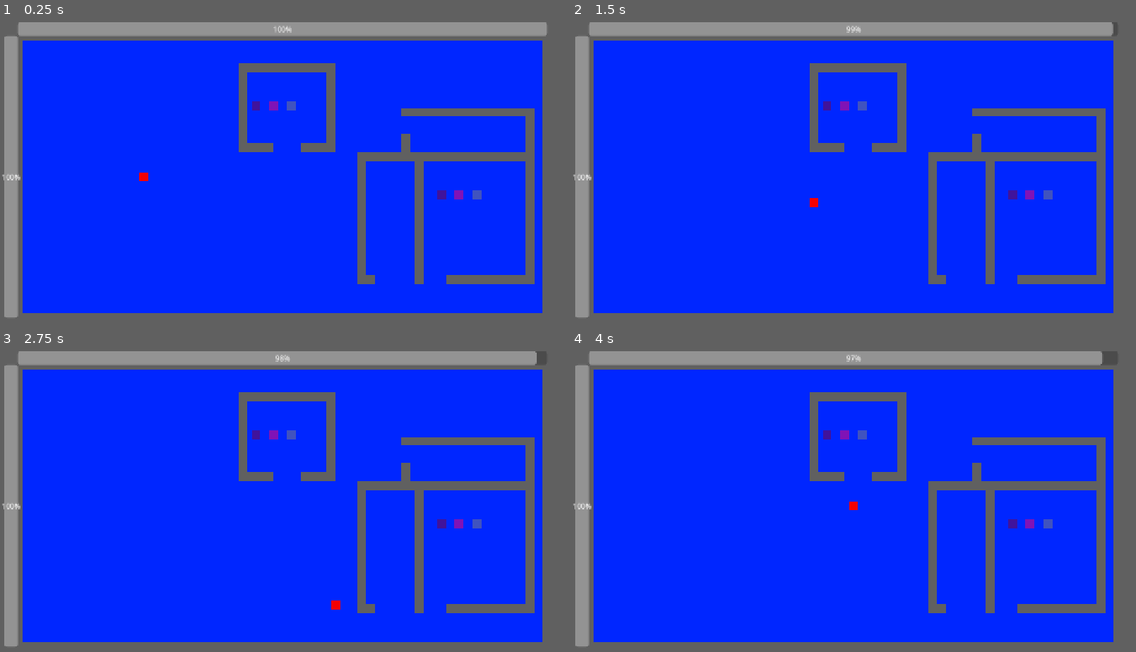
Above: before the commit, frames 1-4 (two rows, left to right).
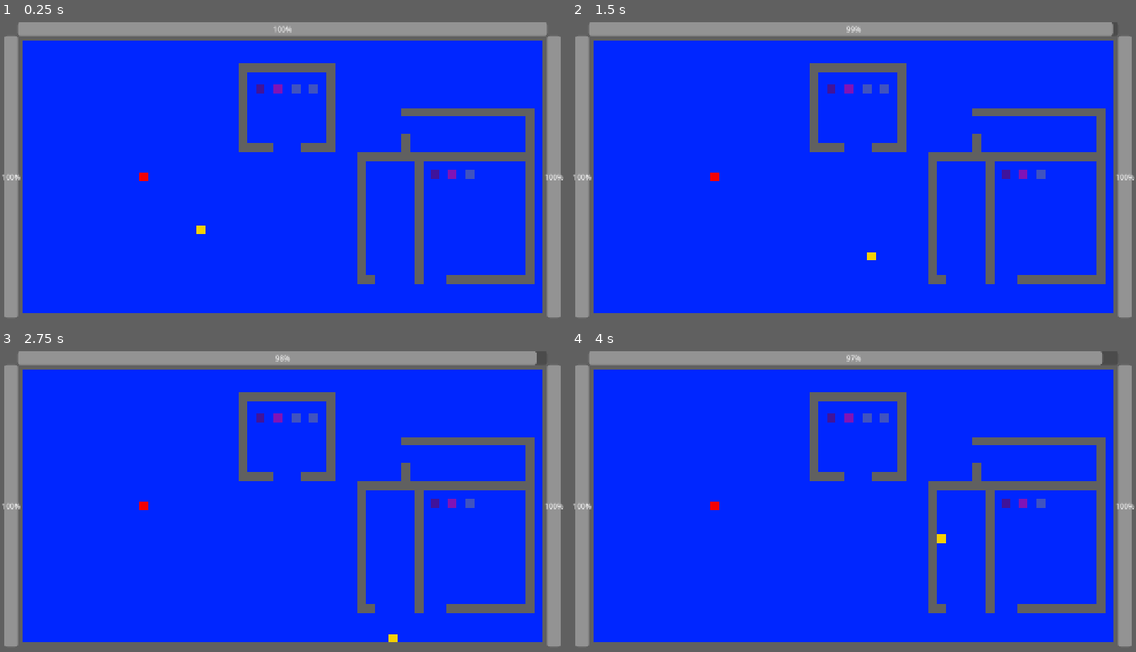
Above: after the commit, the same moments.

Repository: aduImperfect/GameHoarder
Game: Godot game, scene res://Scenes/main.tscn
Same seed, same stepped clock (60 frames per second), same inputs: the game is played once before the commit and once after it.
Inputs:
- Up to frame 1 (0.25 s): no input
- Up to frame 2 (1.5 s): tap Enter at 0.5 s; hold D (ui_move_right, bound only before the commit) 0.53-1.28 s; tap Space (ui_pickup, bound only before the commit) at 0.6 s; tap P (ui_pickup_0, bound only after the commit) at 0.8, 1.35 s; hold S (ui_move_down, bound only before the commit) from 1.28 s (still down)
- Up to frame 3 (2.75 s): tap E (ui_pickup_1, bound only after the commit) at 1.55, 2.1 s; release S (ui_move_down, bound only before the commit) at 2.03 s; hold D (ui_move_right, bound only before the commit) from 2.03 s (still down); tap Space (ui_pickup, bound only before the commit) at 2.3 s
- Up to frame 4 (4 s): release D (ui_move_right, bound only before the commit) at 2.78 s; hold W (ui_move_up, bound only before the commit) 2.78-3.53 s; tap Space (ui_pickup, bound only before the commit) at 2.85, 3.5 s; tap P (ui_pickup_0, bound only after the commit) at 3.05, 3.6 s; hold A (ui_move_left, bound only before the commit) from 3.53 s (still down); tap E (ui_pickup_1, bound only after the commit) at 3.8 s

The runs differ from the first frame. In frame 1, 3.0% of the frame differs, in the area x 34-100%, y 6-99%; in frame 2, 3.1%; in frame 3, 3.1%; in frame 4, 3.1%, in the area x 24-100%, y 6-99%.

Commit message:
Added in second player and both having bars for their currency collection!

Diff:
--- a/game-hoarder/Levels/level1.tscn
+++ b/game-hoarder/Levels/level1.tscn
@@ -1,15 +1,19 @@
 [gd_scene format=3 uid="uid://bdpwhw1wi74y0"]
 
-[ext_resource type="PackedScene" uid="uid://c77i1yy2c4kdj" path="res://Scenes/player.tscn" id="1_i4kf4"]
+[ext_resource type="PackedScene" uid="uid://c77i1yy2c4kdj" path="res://Scenes/player_0.tscn" id="1_i4kf4"]
 [ext_resource type="PackedScene" uid="uid://cw2v03cixxw6n" path="res://Scenes/wall.tscn" id="1_t21ke"]
 [ext_resource type="PackedScene" uid="uid://br8g18gjsxphb" path="res://Scenes/game.tscn" id="3_njhy2"]
 [ext_resource type="Texture2D" uid="uid://blfips6b0esay" path="res://Textures/Game2.png" id="4_m6f6w"]
 [ext_resource type="Texture2D" uid="uid://dpndmb4lwf5j7" path="res://Textures/Game3.png" id="5_m6f6w"]
+[ext_resource type="PackedScene" uid="uid://di36ls0dw1anm" path="res://Scenes/player_1.tscn" id="6_302sc"]
 
 [node name="Level1" type="Node2D" unique_id=375870338]
 
-[node name="Player" parent="." unique_id=1376056092 instance=ExtResource("1_i4kf4")]
+[node name="Player_0" parent="." unique_id=1376056092 instance=ExtResource("1_i4kf4")]
 position = Vector2(326, 359)
+
+[node name="Player_1" parent="." unique_id=488764600 instance=ExtResource("6_302sc")]
+position = Vector2(456, 480)
 
 [node name="Wall" parent="." unique_id=1157383819 instance=ExtResource("1_t21ke")]
 position = Vector2(640, 0)
@@ -51,26 +55,47 @@
 scale = Vector2(4, 1)
 
 [node name="Room1Game1" parent="Room1" unique_id=1587542141 instance=ExtResource("3_njhy2")]
-position = Vector2(-70, 0)
-game_value = 125.0
+position = Vector2(-60, -40)
+is_collected = null
+is_displayed = null
+game_value = 458.0
+game_type = null
 game_weight = 1
 game_size = 1
+owned_by = null
 
 [node name="Room1Game2" parent="Room1" unique_id=1365070008 instance=ExtResource("3_njhy2")]
-position = Vector2(-30, 0)
+position = Vector2(-20, -40)
 tex = ExtResource("4_m6f6w")
+is_collected = null
+is_displayed = null
 game_value = 377.75
-game_type = 2
-game_weight = 5
-game_size = 3
+game_type = 3
+game_weight = null
+game_size = null
+owned_by = null
 
 [node name="Room1Game3" parent="Room1" unique_id=916384252 instance=ExtResource("3_njhy2")]
-position = Vector2(10, 0)
+position = Vector2(20, -40)
 tex = ExtResource("5_m6f6w")
+is_collected = null
+is_displayed = null
 game_value = 1040.99
+game_type = 2
+game_weight = 2
+game_size = 1
+owned_by = null
+
+[node name="Room1Game4" parent="Room1" unique_id=1192033976 instance=ExtResource("3_njhy2")]
+position = Vector2(60, -40)
+tex = ExtResource("5_m6f6w")
+is_collected = null
+is_displayed = null
+game_value = 4357.0
 game_type = 1
 game_weight = 4
 game_size = 2
+owned_by = null
 
 [node name="Room2" type="Node2D" parent="." unique_id=133449234]
 position = Vector2(1000, 400)
@@ -108,19 +133,33 @@
 scale = Vector2(1, 3)
 
 [node name="Room2Game1" parent="Room2" unique_id=1848901543 instance=ExtResource("3_njhy2")]
+position = Vector2(-15, -45)
+is_collected = null
+is_displayed = null
 game_value = 125.0
+game_type = null
 game_weight = 1
+game_size = null
+owned_by = null
 
 [node name="Room2Game2" parent="Room2" unique_id=1526721796 instance=ExtResource("3_njhy2")]
-position = Vector2(40, 0)
+position = Vector2(25, -45)
 tex = ExtResource("4_m6f6w")
+is_collected = null
+is_displayed = null
 game_value = 377.75
 game_type = 2
 game_weight = 5
+game_size = null
+owned_by = null
 
 [node name="Room2Game3" parent="Room2" unique_id=616287744 instance=ExtResource("3_njhy2")]
-position = Vector2(80, 0)
+position = Vector2(65, -45)
 tex = ExtResource("5_m6f6w")
+is_collected = null
+is_displayed = null
 game_value = 1040.99
 game_type = 1
 game_weight = 4
+game_size = null
+owned_by = null
--- a/game-hoarder/Scenes/mainui.tscn
+++ b/game-hoarder/Scenes/mainui.tscn
@@ -1,7 +1,8 @@
 [gd_scene format=3 uid="uid://mhoacouuuw5n"]
 
 [ext_resource type="Script" uid="uid://fosoyonr7qbr" path="res://Scripts/progress_bar.gd" id="1_bwfah"]
-[ext_resource type="Script" uid="uid://wtorbmsjvyya" path="res://Scripts/currency_bar.gd" id="2_6mhmv"]
+[ext_resource type="Script" uid="uid://wtorbmsjvyya" path="res://Scripts/currency_bar_0.gd" id="2_6mhmv"]
+[ext_resource type="Script" uid="uid://u01ngymym3uc" path="res://Scripts/currency_bar_1.gd" id="3_nia38"]
 
 [node name="Mainui" type="Node2D" unique_id=1683634489]
 
@@ -16,7 +17,7 @@
 timeCounterMax = 1.0
 timeSpeed = 1.0
 
-[node name="CurrencyProgressBar" type="ProgressBar" parent="." unique_id=1365594350]
+[node name="CurrencyProgressBar_0" type="ProgressBar" parent="." unique_id=1365594350]
 custom_minimum_size = Vector2(30, 640)
 offset_left = 10.0
 offset_top = 40.0
@@ -26,3 +27,14 @@
 value = 10000.0
 fill_mode = 2
 script = ExtResource("2_6mhmv")
+
+[node name="CurrencyProgressBar_1" type="ProgressBar" parent="." unique_id=992825294]
+custom_minimum_size = Vector2(30, 640)
+offset_left = 1240.0
+offset_top = 40.0
+offset_right = 1270.0
+offset_bottom = 680.0
+max_value = 10000.0
+value = 10000.0
+fill_mode = 2
+script = ExtResource("3_nia38")
--- a/game-hoarder/Scenes/player.tscn
+++ /dev/null
@@ -1,21 +0,0 @@
-[gd_scene format=3 uid="uid://c77i1yy2c4kdj"]
-
-[ext_resource type="Script" uid="uid://be77flvollxd0" path="res://Scripts/player.gd" id="1_cvnsp"]
-[ext_resource type="Texture2D" uid="uid://buoceykq5ktlm" path="res://Textures/Player0.png" id="1_v0iea"]
-
-[sub_resource type="RectangleShape2D" id="RectangleShape2D_m6x6n"]
-
-[node name="Player" type="Node2D" unique_id=1376056092]
-
-[node name="PlayerCB2D" type="CharacterBody2D" parent="." unique_id=2146149200]
-collision_mask = 30
-motion_mode = 1
-script = ExtResource("1_cvnsp")
-move_speed = 300.0
-
-[node name="PlayerCS2D" type="CollisionShape2D" parent="PlayerCB2D" unique_id=724973777]
-shape = SubResource("RectangleShape2D_m6x6n")
-
-[node name="Player" type="Sprite2D" parent="PlayerCB2D" unique_id=132408285]
-scale = Vector2(20, 20)
-texture = ExtResource("1_v0iea")
--- /dev/null
+++ b/game-hoarder/Scenes/player_0.tscn
@@ -0,0 +1,21 @@
+[gd_scene format=3 uid="uid://c77i1yy2c4kdj"]
+
+[ext_resource type="Script" uid="uid://be77flvollxd0" path="res://Scripts/player_0.gd" id="1_2dbnc"]
+[ext_resource type="Texture2D" uid="uid://buoceykq5ktlm" path="res://Textures/Player0.png" id="2_q1r7u"]
+
+[sub_resource type="RectangleShape2D" id="RectangleShape2D_m6x6n"]
+
+[node name="Player_0" type="Node2D" unique_id=1376056092]
+
+[node name="Player_0_CB2D" type="CharacterBody2D" parent="." unique_id=2146149200]
+collision_mask = 30
+motion_mode = 1
+script = ExtResource("1_2dbnc")
+move_speed = 300.0
+
+[node name="Player_0_CS2D" type="CollisionShape2D" parent="Player_0_CB2D" unique_id=724973777]
+shape = SubResource("RectangleShape2D_m6x6n")
+
+[node name="Player_0" type="Sprite2D" parent="Player_0_CB2D" unique_id=132408285]
+scale = Vector2(20, 20)
+texture = ExtResource("2_q1r7u")
--- /dev/null
+++ b/game-hoarder/Scenes/player_1.tscn
@@ -0,0 +1,21 @@
+[gd_scene format=3 uid="uid://di36ls0dw1anm"]
+
+[ext_resource type="Script" uid="uid://yqcu1flwppnd" path="res://Scripts/player_1.gd" id="1_tmdyv"]
+[ext_resource type="Texture2D" uid="uid://cv0xxwa12lnhv" path="res://Textures/Player1.png" id="2_tmdyv"]
+
+[sub_resource type="RectangleShape2D" id="RectangleShape2D_m6x6n"]
+
+[node name="Player_1" type="Node2D" unique_id=1376056092]
+
+[node name="Player_1_CB2D" type="CharacterBody2D" parent="." unique_id=2146149200]
+collision_mask = 30
+motion_mode = 1
+script = ExtResource("1_tmdyv")
+move_speed = 300.0
+
+[node name="Player_1_CS2D" type="CollisionShape2D" parent="Player_1_CB2D" unique_id=724973777]
+shape = SubResource("RectangleShape2D_m6x6n")
+
+[node name="Player_1" type="Sprite2D" parent="Player_1_CB2D" unique_id=132408285]
+scale = Vector2(20, 20)
+texture = ExtResource("2_tmdyv")
--- a/game-hoarder/Scripts/currency_bar.gd
+++ /dev/null
@@ -1,19 +0,0 @@
-extends ProgressBar
-
-class_name CurrencyMeter
-
-static var tempValAccumulate : float = 0.0
-
-# Called when the node enters the scene tree for the first time.
-func _ready() -> void:
-	tempValAccumulate = 0.0
-	print("Value for this is: ", value)
-
-# Called every frame. 'delta' is the elapsed time since the previous frame.
-func _process(_delta: float) -> void:
-	for k in PlayerCharacter.collectedgames.size():
-		tempValAccumulate += PlayerCharacter.collectedgames[k].game_value
-	value = max_value - tempValAccumulate
-	tempValAccumulate = 0.0
-
-	print(PlayerCharacter.collectedgames.size())
--- /dev/null
+++ b/game-hoarder/Scripts/currency_bar_0.gd
@@ -0,0 +1,16 @@
+extends ProgressBar
+
+class_name CurrencyMeter_0
+
+static var tempValAccumulate_0 : float = 0.0
+
+# Called when the node enters the scene tree for the first time.
+func _ready() -> void:
+	tempValAccumulate_0 = 0.0
+
+# Called every frame. 'delta' is the elapsed time since the previous frame.
+func _process(_delta: float) -> void:
+	for k in PlayerCharacter_0.collectedgames_0.size():
+		tempValAccumulate_0 += PlayerCharacter_0.collectedgames_0[k].game_value
+	value = max_value - tempValAccumulate_0
+	tempValAccumulate_0 = 0.0
--- /dev/null
+++ b/game-hoarder/Scripts/currency_bar_1.gd
@@ -0,0 +1,16 @@
+extends ProgressBar
+
+class_name CurrencyMeter_1
+
+static var tempValAccumulate_1 : float = 0.0
+
+# Called when the node enters the scene tree for the first time.
+func _ready() -> void:
+	tempValAccumulate_1 = 0.0
+
+# Called every frame. 'delta' is the elapsed time since the previous frame.
+func _process(_delta: float) -> void:
+	for k in PlayerCharacter_1.collectedgames_1.size():
+		tempValAccumulate_1 += PlayerCharacter_1.collectedgames_1[k].game_value
+	value = max_value - tempValAccumulate_1
+	tempValAccumulate_1 = 0.0
--- a/game-hoarder/Scripts/game.gd
+++ b/game-hoarder/Scripts/game.gd
@@ -7,9 +7,11 @@
 @export var game_type : Game_Stats.G_Type
 @export var game_weight : Game_Stats.G_Weight
 @export var game_size : Game_Stats.G_Size
+@export var owned_by : int
 
 # Called when the node enters the scene tree for the first time.
 func _ready() -> void:
+	owned_by = -1
 	is_collected = false
 	is_displayed = false
 	get_child(0).get_child(1).texture = tex
@@ -22,5 +24,8 @@
 		visible = false
 
 	if is_displayed:
-		global_position = PlayerCharacter.owner.global_position + Vector2(0.0, -50.0)
+		if owned_by == 0:
+			global_position = PlayerCharacter_0.owner.global_position + Vector2(0.0, -50.0)
+		elif owned_by == 1:
+			global_position = PlayerCharacter_1.owner.global_position + Vector2(0.0, -50.0)
 		visible = true
--- a/game-hoarder/Scripts/game_selection.gd
+++ b/game-hoarder/Scripts/game_selection.gd
@@ -16,11 +16,18 @@
 func _process(_delta: float) -> void:
 	if playerInRegion:
 		gameTex.modulate = currColour
-		if PlayerCharacter.try_collecting:
+		if PlayerCharacter_0.try_collecting_0:
 			set_deferred("monitoring", false)
 			owner.is_collected = true
-			PlayerCharacter.collectedgames.append(owner)
-			PlayerCharacter.try_collecting = false
+			owner.owned_by = 0
+			PlayerCharacter_0.collectedgames_0.append(owner)
+			PlayerCharacter_0.try_collecting_0 = false
+		if PlayerCharacter_1.try_collecting_1:
+			set_deferred("monitoring", false)
+			owner.is_collected = true
+			owner.owned_by = 1
+			PlayerCharacter_1.collectedgames_1.append(owner)
+			PlayerCharacter_1.try_collecting_1 = false
 
 	else:
 		gameTex.modulate = origColour
@@ -31,7 +38,6 @@
 
 	playerInRegion = true
 
-
 func _on_body_exited(_body: Node2D) -> void:
 	if !_body.name.contains("Player"):
 		return
--- /dev/null
+++ b/game-hoarder/Scripts/player_0.gd
@@ -0,0 +1,39 @@
+extends CharacterBody2D
+
+class_name PlayerCharacter_0
+
+@export var move_speed : float
+@export var is_moving : bool = false
+static var try_collecting_0 : bool = false
+static var collectedgames_0 : Array[Node2D]
+
+# Called when the node enters the scene tree for the first time.
+func _ready() -> void:
+	is_moving = false
+	try_collecting_0 = false
+	collectedgames_0.clear()
+
+# Called every frame. 'delta' is the elapsed time since the previous frame.
+func _process(_delta: float) -> void:
+	if (Input.is_action_just_pressed("ui_pickup_0")) && (try_collecting_0 == false):
+		try_collecting_0 = true
+
+func _physics_process(_delta: float) -> void:
+	if Input.is_action_pressed("ui_move_left_0"):
+		position.x -= _delta * move_speed
+		is_moving = true
+	elif Input.is_action_pressed("ui_move_right_0"):
+		position.x += _delta * move_speed
+		is_moving = true
+	elif Input.is_action_pressed("ui_move_up_0"):
+		position.y -= _delta * move_speed
+		is_moving = true
+	elif Input.is_action_pressed("ui_move_down_0"):
+		position.y += _delta * move_speed
+		is_moving = true
+	else:
+		is_moving = false
+	move_and_slide()
+
+func _input(_event: InputEvent) -> void:
+	pass
--- a/game-hoarder/Scripts/player.gd
+++ b/game-hoarder/Scripts/player_1.gd
@@ -1,35 +1,34 @@
 extends CharacterBody2D
 
-class_name PlayerCharacter
+class_name PlayerCharacter_1
 
 @export var move_speed : float
 @export var is_moving : bool = false
-static var try_collecting : bool = false
-static var collectedgames : Array[Node2D]
-
+static var try_collecting_1 : bool = false
+static var collectedgames_1 : Array[Node2D]
 
 # Called when the node enters the scene tree for the first time.
 func _ready() -> void:
 	is_moving = false
-	try_collecting = false
-	collectedgames.clear()
+	try_collecting_1 = false
+	collectedgames_1.clear()
 
 # Called every frame. 'delta' is the elapsed time since the previous frame.
 func _process(_delta: float) -> void:
-	if (Input.is_action_just_pressed("ui_pickup")) && (try_collecting == false):
-		try_collecting = true
+	if (Input.is_action_just_pressed("ui_pickup_1")) && (try_collecting_1 == false):
+		try_collecting_1 = true
 
 func _physics_process(_delta: float) -> void:
-	if Input.is_action_pressed("ui_move_left"):
+	if Input.is_action_pressed("ui_move_left_1"):
 		position.x -= _delta * move_speed
 		is_moving = true
-	elif Input.is_action_pressed("ui_move_right"):
+	elif Input.is_action_pressed("ui_move_right_1"):
 		position.x += _delta * move_speed
 		is_moving = true
-	elif Input.is_action_pressed("ui_move_up"):
+	elif Input.is_action_pressed("ui_move_up_1"):
 		position.y -= _delta * move_speed
 		is_moving = true
-	elif Input.is_action_pressed("ui_move_down"):
+	elif Input.is_action_pressed("ui_move_down_1"):
 		position.y += _delta * move_speed
 		is_moving = true
 	else:
--- a/game-hoarder/project.godot
+++ b/game-hoarder/project.godot
@@ -24,42 +24,72 @@
 
 [input]
 
-ui_move_left={
+ui_move_left_0={
+"deadzone": 0.2,
+"events": [Object(InputEventKey,"resource_local_to_scene":false,"resource_name":"","device":16,"window_id":0,"alt_pressed":false,"shift_pressed":false,"ctrl_pressed":false,"meta_pressed":false,"pressed":false,"keycode":0,"physical_keycode":4194319,"key_label":0,"unicode":0,"location":0,"echo":false,"script":null)
+, Object(InputEventJoypadButton,"resource_local_to_scene":false,"resource_name":"","device":0,"button_index":13,"pressure":0.0,"pressed":false,"script":null)
+, Object(InputEventJoypadMotion,"resource_local_to_scene":false,"resource_name":"","device":0,"axis":0,"axis_value":-1.0,"script":null)
+]
+}
+ui_move_right_0={
+"deadzone": 0.2,
+"events": [Object(InputEventKey,"resource_local_to_scene":false,"resource_name":"","device":16,"window_id":0,"alt_pressed":false,"shift_pressed":false,"ctrl_pressed":false,"meta_pressed":false,"pressed":false,"keycode":0,"physical_keycode":4194321,"key_label":0,"unicode":0,"location":0,"echo":false,"script":null)
+, Object(InputEventJoypadButton,"resource_local_to_scene":false,"resource_name":"","device":0,"button_index":14,"pressure":0.0,"pressed":false,"script":null)
+, Object(InputEventJoypadMotion,"resource_local_to_scene":false,"resource_name":"","device":0,"axis":0,"axis_value":1.0,"script":null)
+]
+}
+ui_move_up_0={
+"deadzone": 0.2,
+"events": [Object(InputEventKey,"resource_local_to_scene":false,"resource_name":"","device":16,"window_id":0,"alt_pressed":false,"shift_pressed":false,"ctrl_pressed":false,"meta_pressed":false,"pressed":false,"keycode":0,"physical_keycode":4194320,"key_label":0,"unicode":0,"location":0,"echo":false,"script":null)
+, Object(InputEventJoypadButton,"resource_local_to_scene":false,"resource_name":"","device":0,"button_index":11,"pressure":0.0,"pressed":false,"script":null)
+, Object(InputEventJoypadMotion,"resource_local_to_scene":false,"resource_name":"","device":0,"axis":1,"axis_value":-1.0,"script":null)
+]
+}
+ui_move_down_0={
+"deadzone": 0.2,
+"events": [Object(InputEventKey,"resource_local_to_scene":false,"resource_name":"","device":16,"window_id":0,"alt_pressed":false,"shift_pressed":false,"ctrl_pressed":false,"meta_pressed":false,"pressed":false,"keycode":0,"physical_keycode":4194322,"key_label":0,"unicode":0,"location":0,"echo":false,"script":null)
+, Object(InputEventJoypadButton,"resource_local_to_scene":false,"resource_name":"","device":0,"button_index":12,"pressure":0.0,"pressed":false,"script":null)
+, Object(InputEventJoypadMotion,"resource_local_to_scene":false,"resource_name":"","device":0,"axis":1,"axis_value":1.0,"script":null)
+]
+}
+ui_pickup_0={
+"deadzone": 0.2,
+"events": [Object(InputEventKey,"resource_local_to_scene":false,"resource_name":"","device":16,"window_id":0,"alt_pressed":false,"shift_pressed":false,"ctrl_pressed":false,"meta_pressed":false,"pressed":false,"keycode":0,"physical_keycode":80,"key_label":0,"unicode":0,"location":0,"echo":false,"script":null)
+, Object(InputEventJoypadButton,"resource_local_to_scene":false,"resource_name":"","device":0,"button_index":0,"pressure":0.0,"pressed":false,"script":null)
+]
+}
+ui_move_left_1={
 "deadzone": 0.2,
 "events": [Object(InputEventKey,"resource_local_to_scene":false,"resource_name":"","device":16,"window_id":0,"alt_press …(190 unchanged characters)…
-, Object(InputEventKey,"resource_local_to_scene":false,"resource_name":"","device":16,"window_id":0,"alt_pressed":false,"shift_pressed":false,"ctrl_pressed":false,"meta_pressed":false,"pressed":false,"keycode":0,"physical_keycode":4194319,"key_label":0,"unicode":0,"location":0,"echo":false,"script":null)
-, Object(InputEventJoypadButton,"resource_local_to_scene":false,"resource_name":"","device":-1,"button_index":13,"pressure":0.0,"pressed":false,"script":null)
-, Object(InputEventJoypadMotion,"resource_local_to_scene":false,"resource_name":"","device":-1,"axis":0,"axis_value":-1.0,"script":null)
+, Object(InputEventJoypadButton,"resource_local_to_scene":false,"resource_name":"","device":1,"button_index":13,"pressure":0.0,"pressed":false,"script":null)
+, Object(InputEventJoypadMotion,"resource_local_to_scene":false,"resource_name":"","device":1,"axis":0,"axis_value":-1.0,"script":null)
 ]
 }
-ui_move_right={
+ui_move_right_1={
 "deadzone": 0.2,
 "events": [Object(InputEventKey,"resource_local_to_scene":false,"resource_name":"","device":16,"window_id":0,"alt_press …(190 unchanged characters)…
-, Object(InputEventKey,"resource_local_to_scene":false,"resource_name":"","device":16,"window_id":0,"alt_pressed":false,"shift_pressed":false,"ctrl_pressed":false,"meta_pressed":false,"pressed":false,"keycode":0,"physical_keycode":4194321,"key_label":0,"unicode":0,"location":0,"echo":false,"script":null)
-, Object(InputEventJoypadButton,"resource_local_to_scene":false,"resource_name":"","device":-1,"button_index":14,"pressure":0.0,"pressed":false,"script":null)
-, Object(InputEventJoypadMotion,"resource_local_to_scene":false,"resource_name":"","device":-1,"axis":0,"axis_value":1.0,"script":null)
+, Object(InputEventJoypadButton,"resource_local_to_scene":false,"resource_name":"","device":1,"button_index":14,"pressure":0.0,"pressed":false,"script":null)
+, Object(InputEventJoypadMotion,"resource_local_to_scene":false,"resource_name":"","device":1,"axis":0,"axis_value":1.0,"script":null)
 ]
 }
-ui_move_up={
+ui_move_up_1={
 "deadzone": 0.2,
 "events": [Object(InputEventKey,"resource_local_to_scene":false,"resource_name":"","device":16,"window_id":0,"alt_press …(190 unchanged characters)…
-, Object(InputEventKey,"resource_local_to_scene":false,"resource_name":"","device":16,"window_id":0,"alt_pressed":false,"shift_pressed":false,"ctrl_pressed":false,"meta_pressed":false,"pressed":false,"keycode":0,"physical_keycode":4194320,"key_label":0,"unicode":0,"location":0,"echo":false,"script":null)
-, Object(InputEventJoypadButton,"resource_local_to_scene":false,"resource_name":"","device":-1,"button_index":11,"pressure":0.0,"pressed":false,"script":null)
-, Object(InputEventJoypadMotion,"resource_local_to_scene":false,"resource_name":"","device":-1,"axis":1,"axis_value":-1.0,"script":null)
+, Object(InputEventJoypadButton,"resource_local_to_scene":false,"resource_name":"","device":1,"button_index":11,"pressure":0.0,"pressed":false,"script":null)
+, Object(InputEventJoypadMotion,"resource_local_to_scene":false,"resource_name":"","device":1,"axis":1,"axis_value":-1.0,"script":null)
 ]
 }
-ui_move_down={
+ui_move_down_1={
 "deadzone": 0.2,
 "events": [Object(InputEventKey,"resource_local_to_scene":false,"resource_name":"","device":16,"window_id":0,"alt_press …(190 unchanged characters)…
-, Object(InputEventKey,"resource_local_to_scene":false,"resource_name":"","device":16,"window_id":0,"alt_pressed":false,"shift_pressed":false,"ctrl_pressed":false,"meta_pressed":false,"pressed":false,"keycode":0,"physical_keycode":4194322,"key_label":0,"unicode":0,"location":0,"echo":false,"script":null)
-, Object(InputEventJoypadButton,"resource_local_to_scene":false,"resource_name":"","device":-1,"button_index":12,"pressure":0.0,"pressed":false,"script":null)
-, Object(InputEventJoypadMotion,"resource_local_to_scene":false,"resource_name":"","device":-1,"axis":1,"axis_value":1.0,"script":null)
+, Object(InputEventJoypadButton,"resource_local_to_scene":false,"resource_name":"","device":1,"button_index":12,"pressure":0.0,"pressed":false,"script":null)
+, Object(InputEventJoypadMotion,"resource_local_to_scene":false,"resource_name":"","device":1,"axis":1,"axis_value":1.0,"script":null)
 ]
 }
-ui_pickup={
+ui_pickup_1={
 "deadzone": 0.2,
-"events": [Object(InputEventKey,"resource_local_to_scene":fa …(140 unchanged characters)… d":false,"keycode":0,"physical_keycode":32,"key_label":0,"unicode":0,"location":0,"echo":false,"script":null)
-, Object(InputEventJoypadButton,"resource_local_to_scene":false,"resource_name":"","device":-1,"button_index":0,"pressure":0.0,"pressed":false,"script":null)
+"events": [Object(InputEventKey,"resource_local_to_scene":fa …(140 unchanged characters)… d":false,"keycode":0,"physical_keycode":69,"key_label":0,"unicode":0,"location":0,"echo":false,"script":null)
+, Object(InputEventJoypadButton,"resource_local_to_scene":false,"resource_name":"","device":1,"button_index":0,"pressure":0.0,"pressed":false,"script":null)
 ]
 }
 
Renamed: game-hoarder/Scripts/currency_bar.gd.uid -> game-hoarder/Scripts/currency_bar_0.gd.uid
Not shown, added: game-hoarder/Scripts/currency_bar_1.gd.uid
Renamed: game-hoarder/Scripts/player.gd.uid -> game-hoarder/Scripts/player_0.gd.uid
Not shown, added: game-hoarder/Scripts/player_1.gd.uid
Binary file added: game-hoarder/Textures/Game10.png
Not shown, added: game-hoarder/Textures/Game10.png.import
Binary file added: game-hoarder/Textures/Game4.png
Not shown, added: game-hoarder/Textures/Game4.png.import
Binary file added: game-hoarder/Textures/Game5.png
Not shown, added: game-hoarder/Textures/Game5.png.import
Binary file added: game-hoarder/Textures/Game6.png
Not shown, added: game-hoarder/Textures/Game6.png.import
(and 8 more such lines)
